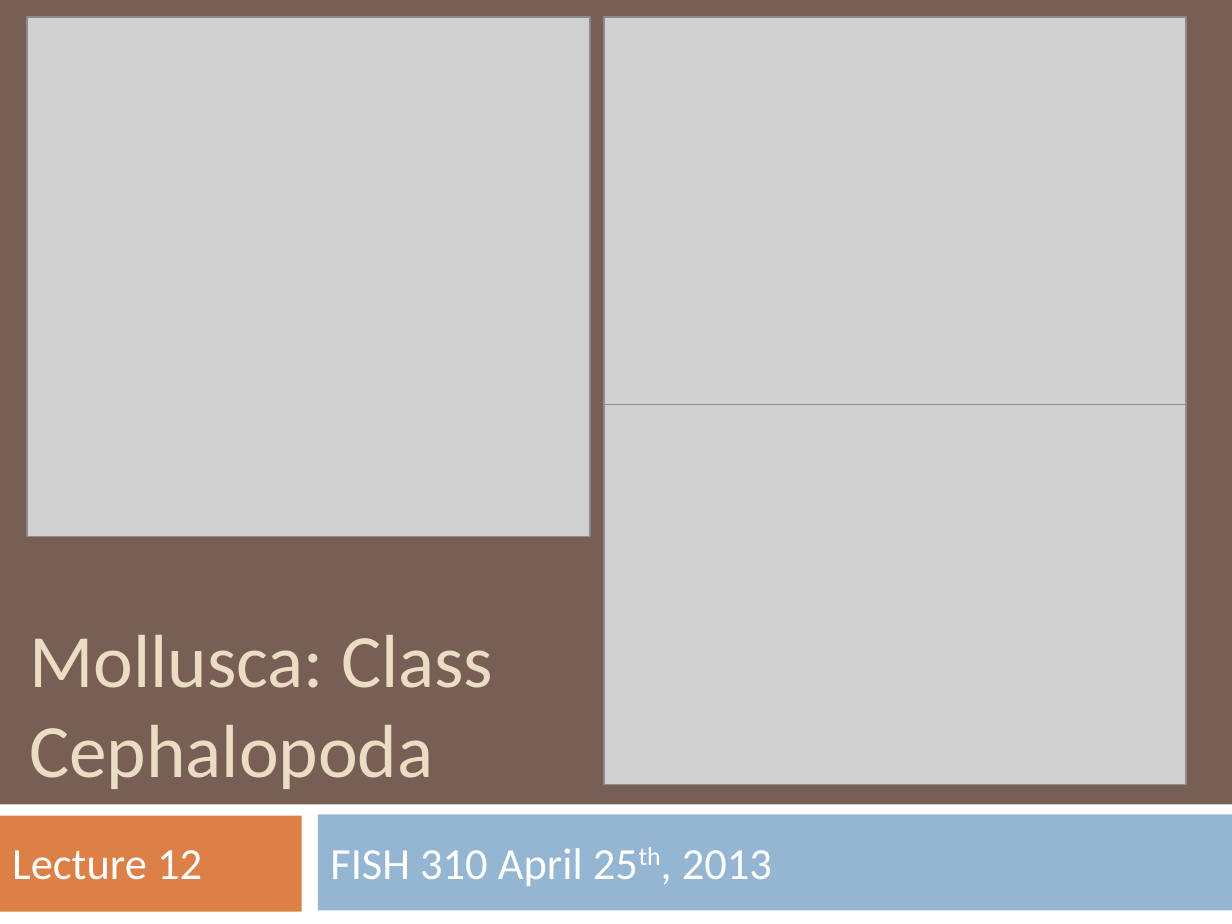
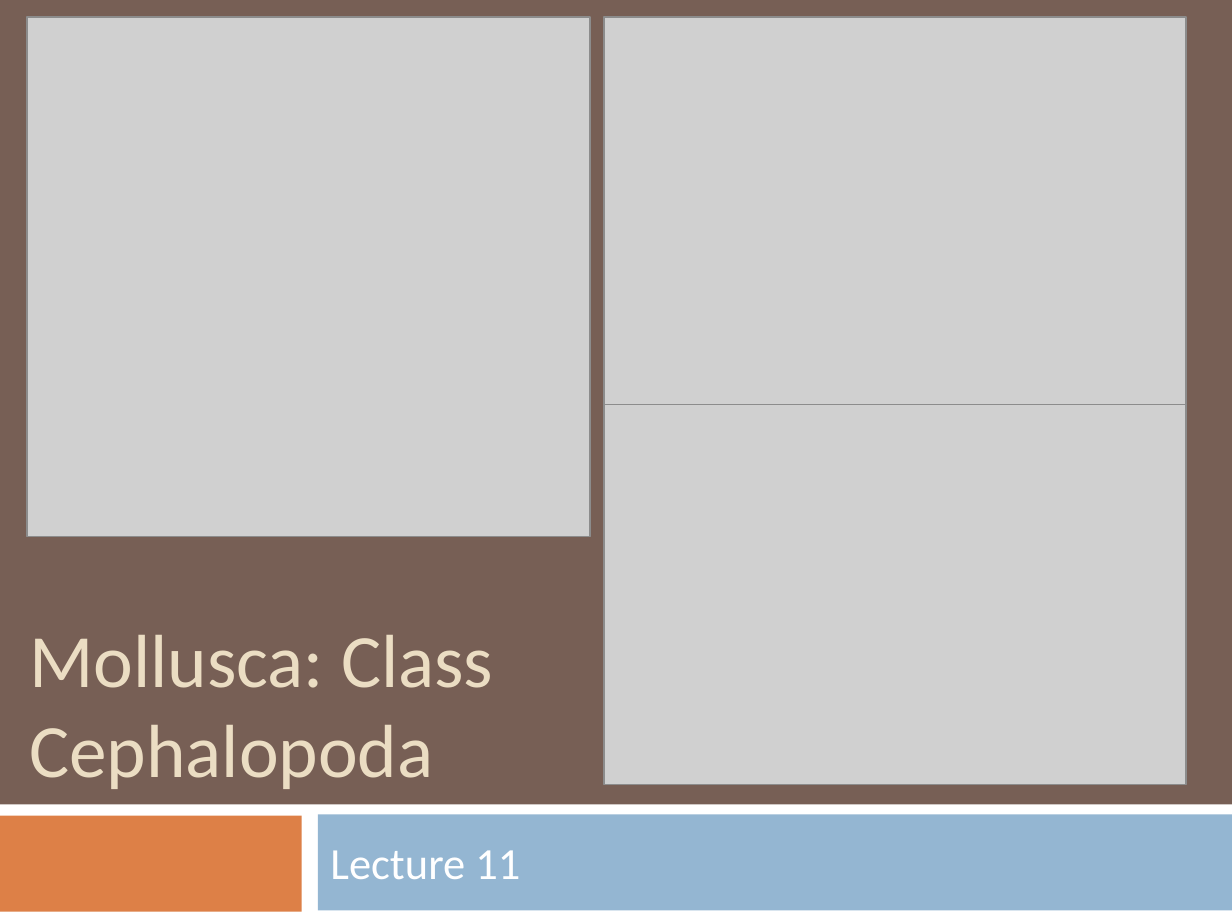
Before and after one commit to sr320/course-fish310-2015, a slide deck: slide 1 of Lectures/ceph.pptx. Drawn at 1232x924 pixels with LibreOffice and Linux fonts; fonts in the diff are those of the drawing; grey boxes stand for pictures. Boxes give left, top, right and bottom in pixels: in the first picture for what was removed or moved away, otherwise in the second. Text is boxed around its words. In the diff, an @@ line names an element or a change of style, - is before the commit and + after.

```diff
--- a/Lectures/ceph.pptx
+++ b/Lectures/ceph.pptx
@@ text removed at box(12, 850, 202, 880) @@
-Lecture 12
@@ subtitle at box(330, 850, 520, 879): text changed @@
-FISH 310 April 25th, 2013
+Lecture 11
```
Also in this commit, not shown: 2 other files.
